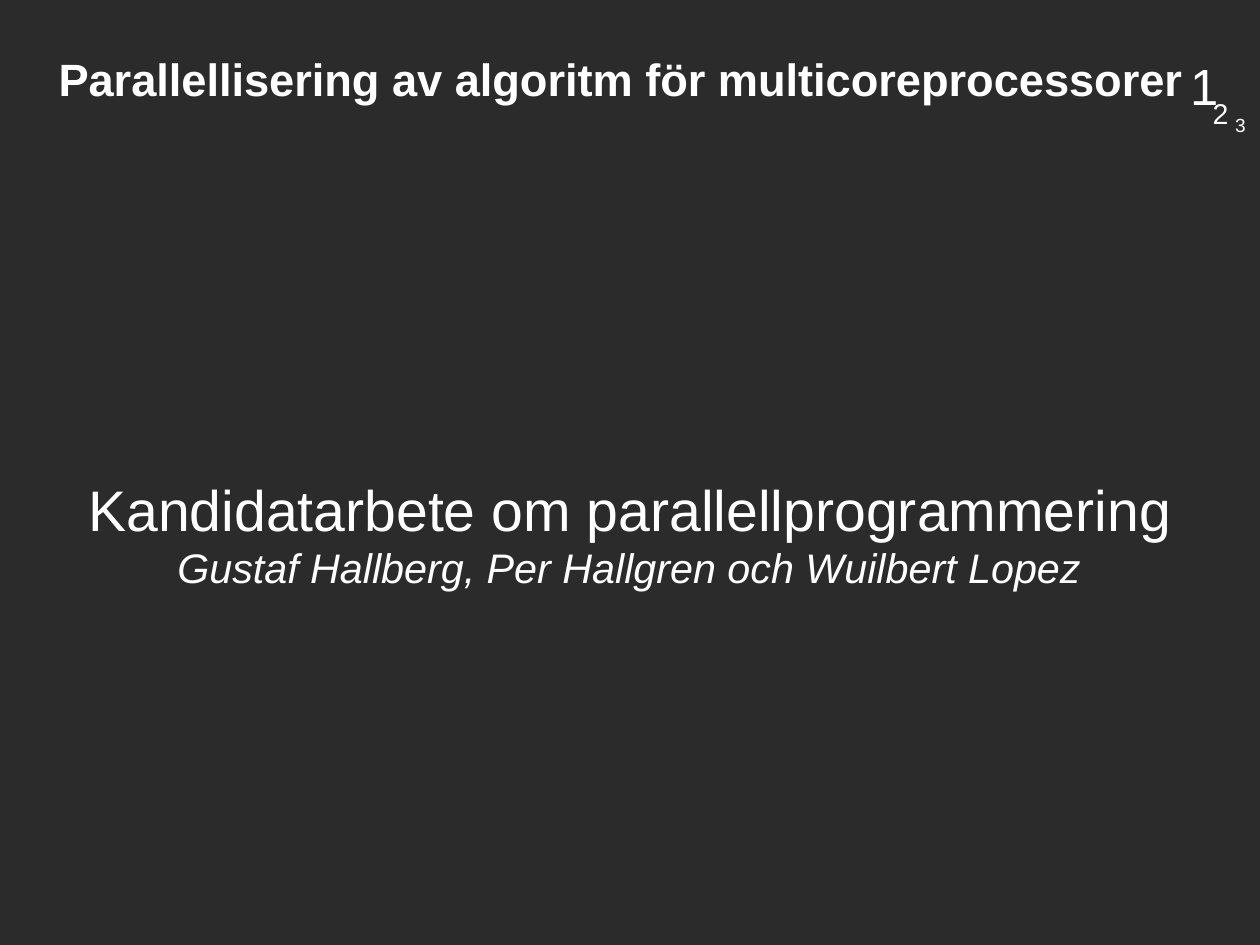
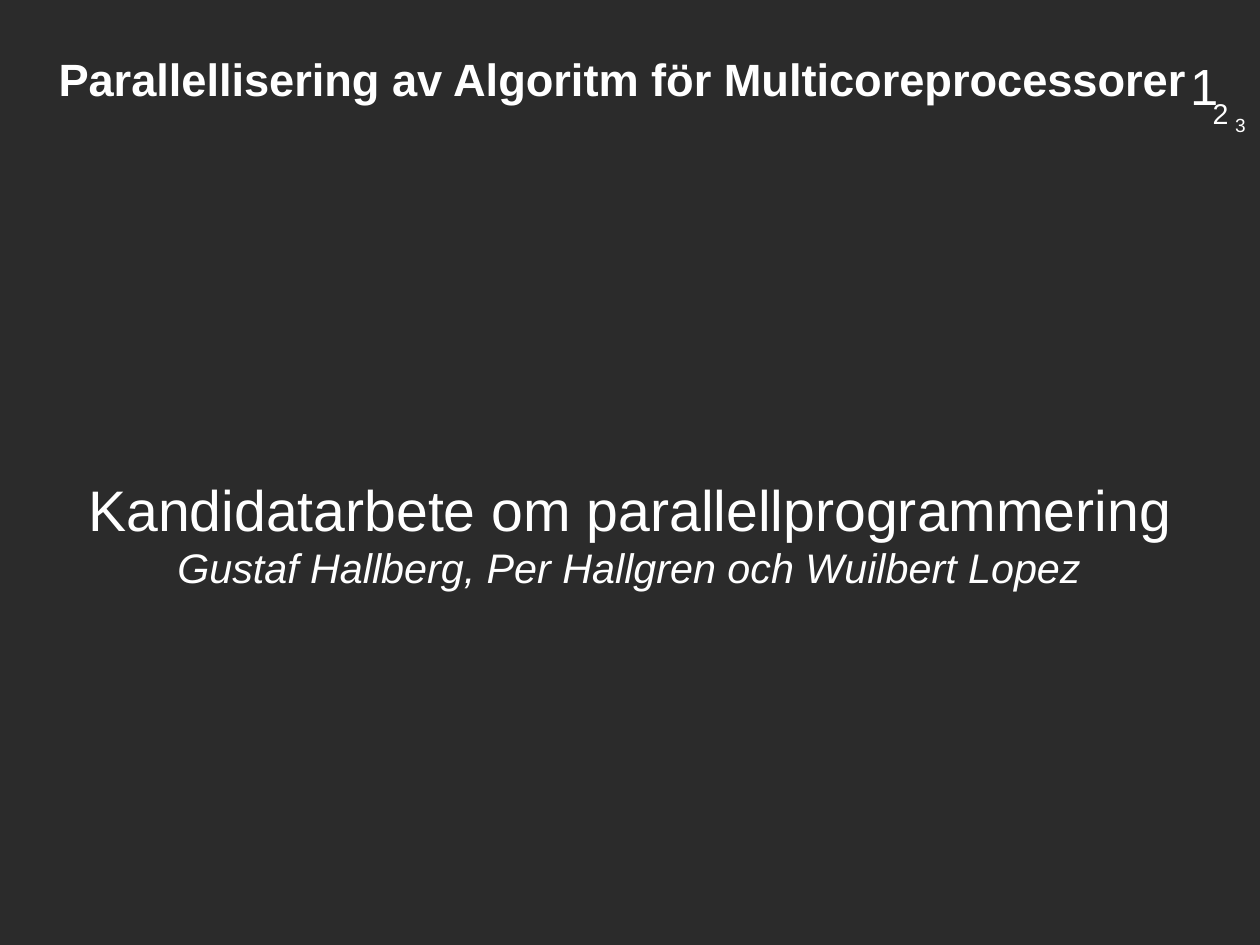
Before and after one commit to saifthe1/openfoam-openmp, a slide deck: slide 1 of presentation/pres.odp. Drawn at 1260x945 pixels with LibreOffice and Linux fonts; fonts in the diff are those of the drawing; background and template pictures are left out; a plain dark background stands for a picture behind light text. Boxes give left, top, right and bottom in pixels: in the first picture for what was removed or moved away, otherwise in the second. Text is boxed around its words. In the diff, an @@ line names an element or a change of style, - is before the commit and + after.

```diff
--- a/presentation/pres.odp
+++ b/presentation/pres.odp
@@ title at [59, 63, 1186, 105]: text changed @@
-Parallellisering av algoritm för multicoreprocessorer
+Parallellisering av Algoritm för Multicoreprocessorer
```
Also in this commit, not shown: 2 other slides changed.
